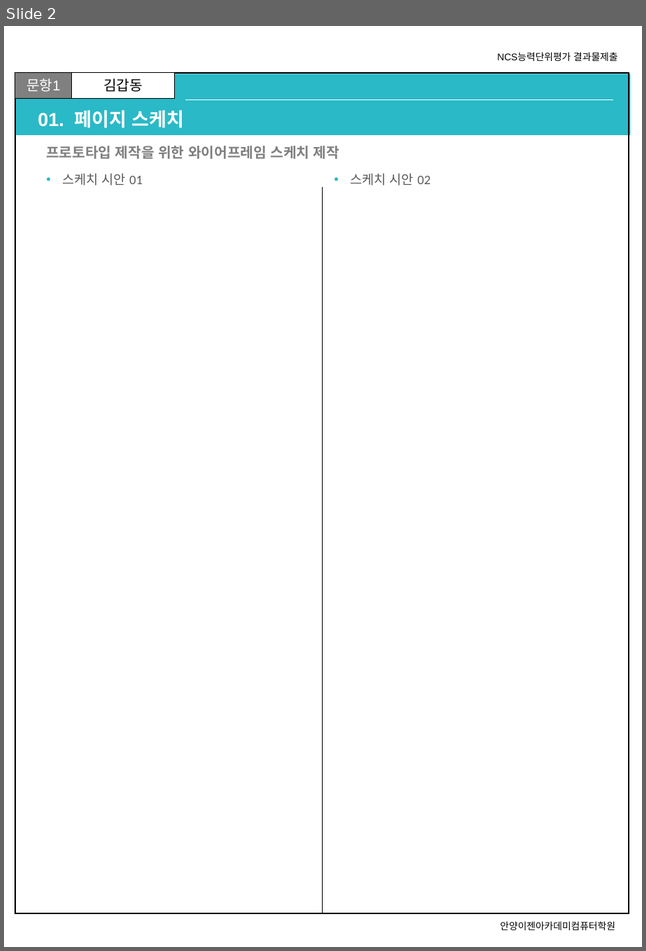
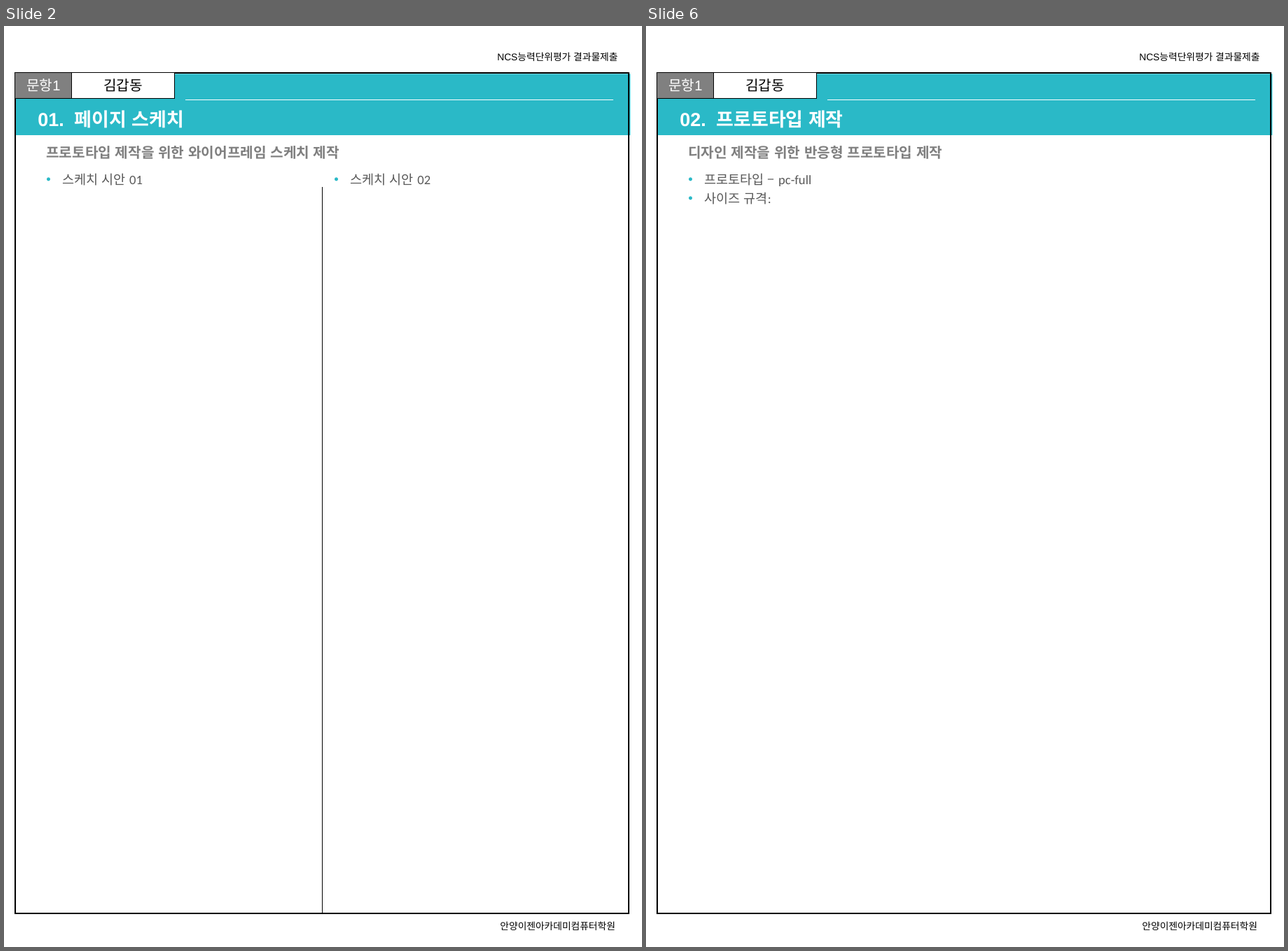
Before and after one commit to xidoWeb/smart_210901, a slide deck: a_asset/n_02_UIUX콘셉트기획/uiux콘셉트기획_제출양식.pptx. Shown side by side, each under a label of ours: slide 2 before the commit, slides 2 and 6 after it; the slides between them are not shown. The pictures are 646x951 and 1288x951 pixels, drawn with LibreOffice and Linux fonts; fonts in the diff are those of the drawing. Boxes give left, top, right and bottom in pixels: in the first picture for what was removed or moved away, otherwise in the second. Text is boxed around its words. In the diff, an @@ line names an element or a change of style, - is before the commit and + after.

```diff
--- a/a_asset/n_02_UIUX콘셉트기획/uiux콘셉트기획_제출양식.pptx
+++ b/a_asset/n_02_UIUX콘셉트기획/uiux콘셉트기획_제출양식.pptx
@@ slide 6 added at bbox=[646, 26, 1284, 947], background #FFFFFF; not listed: 7 template elements that a slide beside it also shows @@
@@ title added at bbox=[680, 110, 843, 128], 16 pt, text #FFFFFF, bold @@
+02. 프로토타입 제작
@@ subtitle added at bbox=[688, 146, 942, 159], 12 pt, text #7F7F7F, bold @@
+디자인 제작을 위한 반응형 프로토타입 제작
@@ text added at bbox=[704, 173, 811, 204], 11 pt, text #595959 @@
+• 프로토타입 – pc-full
+• 사이즈 규격:
```
Also in this commit, not shown: 3 slides changed, 1 other slide added, 1 other file.
